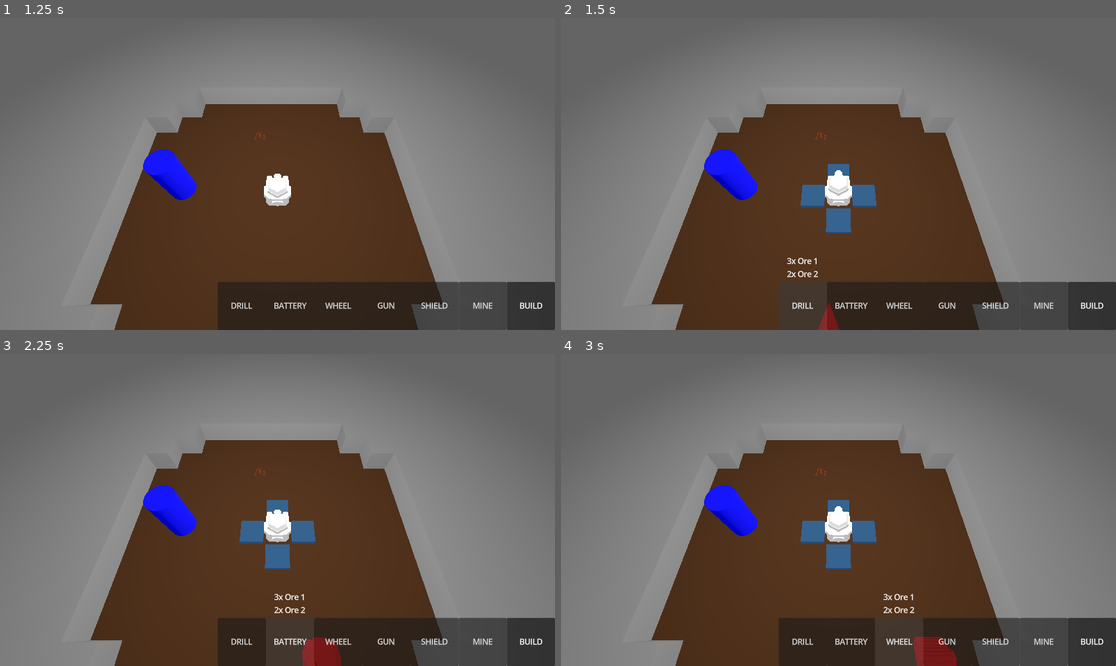
Above: before the commit, frames 1-4 (two rows, left to right).
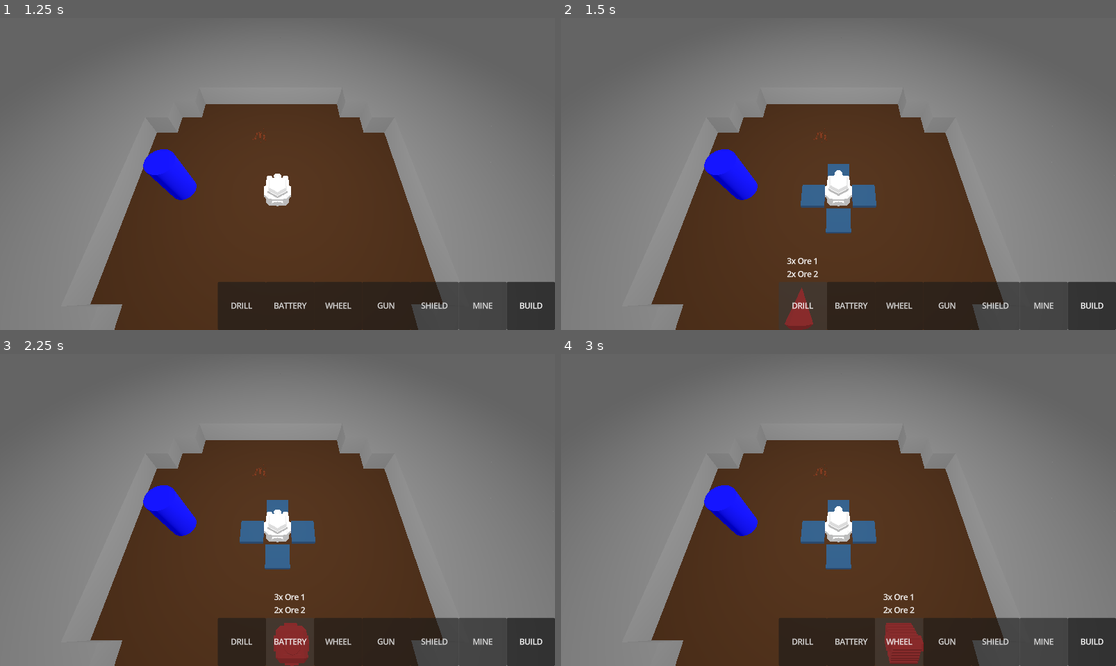
Above: after the commit, the same moments.

Repository: HedgeLizards/major
Game: Godot game, scene res://scenes/world.tscn
The game is run twice, just before and just after one commit, with the same random seed, the same clock (stepped at 60 frames per second) and the same inputs. This scene is started directly instead of the project's main scene.
Inputs:
- Up to frame 1 (1.25 s): click "BUILD" at 0.5 s
- Up to frame 2 (1.5 s): click "DRILL" at 1.25 s
- Up to frame 3 (2.25 s): click "BATTERY" at 2 s
- Up to frame 4 (3 s): click "WHEEL" at 2.75 s

Frame 1 is identical in both runs. In frame 2, 0.5% of the frame differs, in the area x 40-51%, y 86-100%; in frame 3, 1.1%; in frame 4, 1.2%, in the area x 58-72%, y 86-100%.

Commit message:
fix component placement

Diff:
--- a/code/VehicleBody.gd
+++ b/code/VehicleBody.gd
@@ -109,7 +109,7 @@
 		hovered_row = null
 		hovered_column = null
 	else:
-		intersection_point = (intersection_point - position).rotated(Vector3.UP, -rotation.y)
+		intersection_point = to_local(intersection_point)
 
 		hovered_row = floor(intersection_point.z + 0.5) + core_row
 		hovered_column = floor(intersection_point.x + 0.5) + core_column
